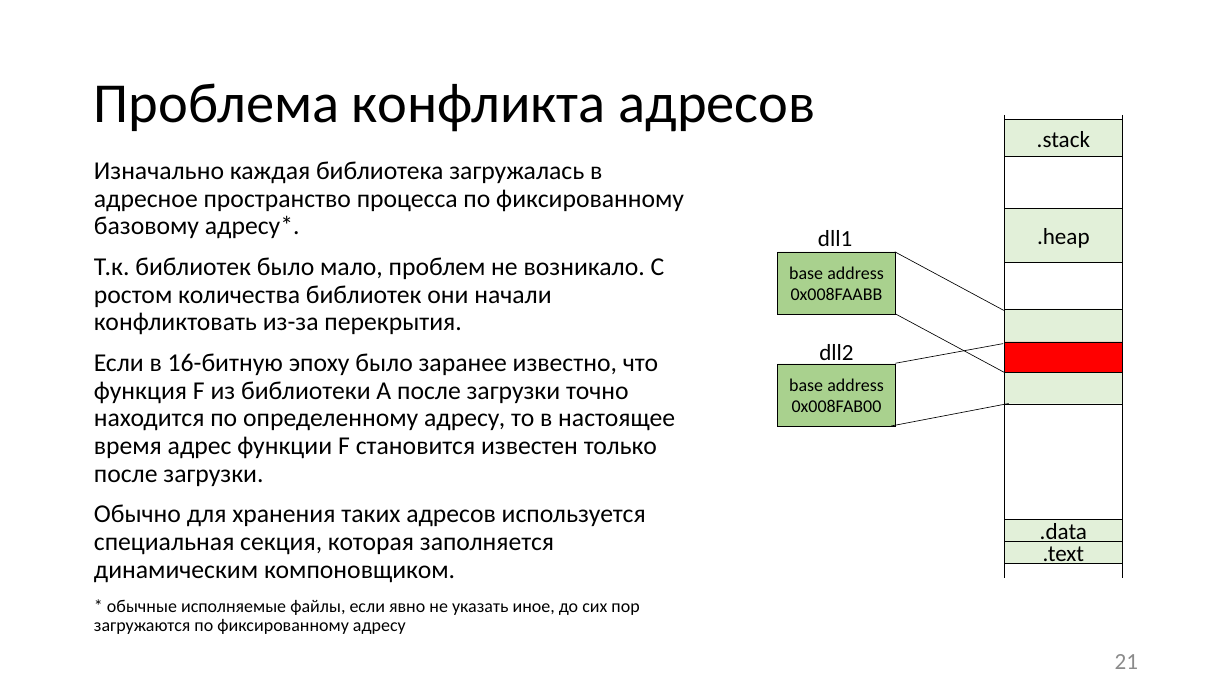
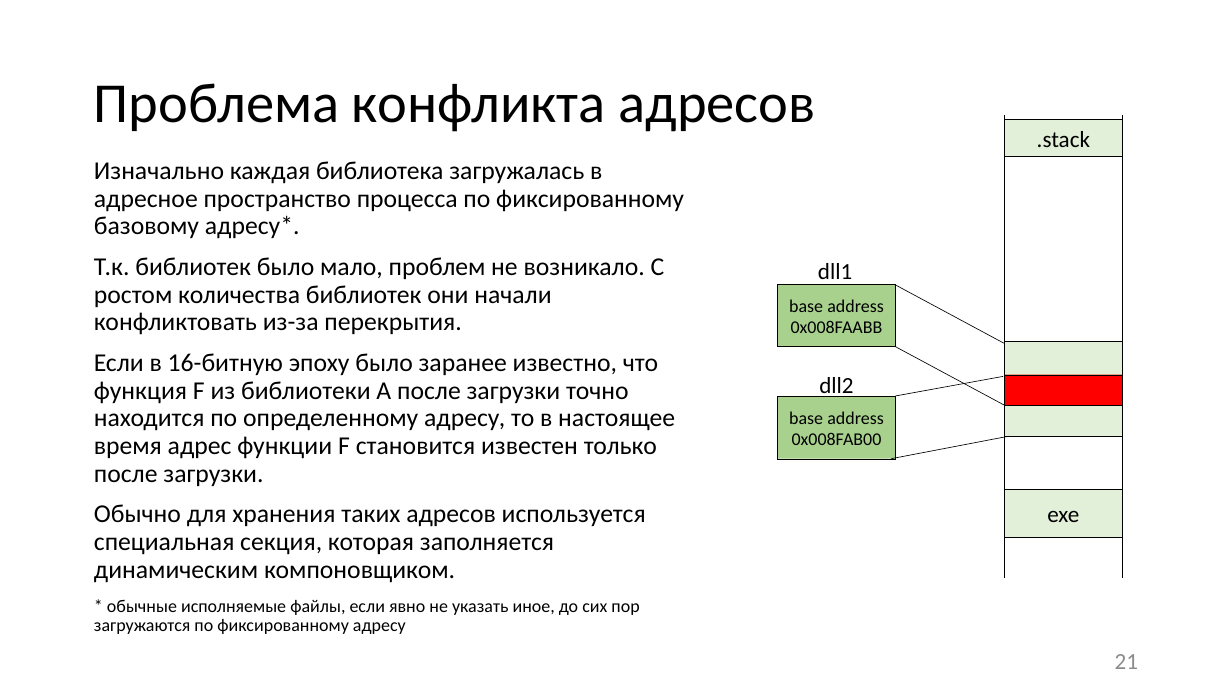
Before and after one commit to itsecd/low-level-programming, a slide deck: slide 21 of Lectures/5.Compiling_and_linking/Lecture5.pptx. Drawn at 1232x693 pixels with LibreOffice and Linux fonts; fonts in the diff are those of the drawing. Boxes give left, top, right and bottom in pixels: in the first picture for what was removed or moved away, otherwise in the second. Text is boxed around its words. In the diff, an @@ line names an element or a change of style, - is before the commit and + after.

```diff
--- a/Lectures/5.Compiling_and_linking/Lecture5.pptx
+++ b/Lectures/5.Compiling_and_linking/Lecture5.pptx
@@ rectangle removed at <box>1005,209,1123,262</box> @@
-.heap
@@ 3 rectangles, 2 lines, 1 text: place and size @@
-3 rectangles, 2 lines, 1 text at <box>778,230,1123,404</box>
+3 rectangles, 2 lines, 1 text at <box>778,263,1123,437</box>
@@ 2 lines, 1 rectangle, 1 text: place and size @@
-2 lines, 1 rectangle, 1 text at <box>778,344,1009,426</box>
+2 lines, 1 rectangle, 1 text at <box>778,376,1009,458</box>
@@ rectangle "exe": place and size @@
-rectangle "exe" at <box>1005,542,1123,564</box>
+rectangle "exe" at <box>1005,490,1123,538</box>
@@ rectangle removed at <box>1005,519,1123,542</box> @@
-.data
@@ text in rectangle at <box>1047,510,1079,522</box>: text changed @@
-.text
+exe
```
Also in this commit, not shown: 17 other slides changed, 10 other files.
